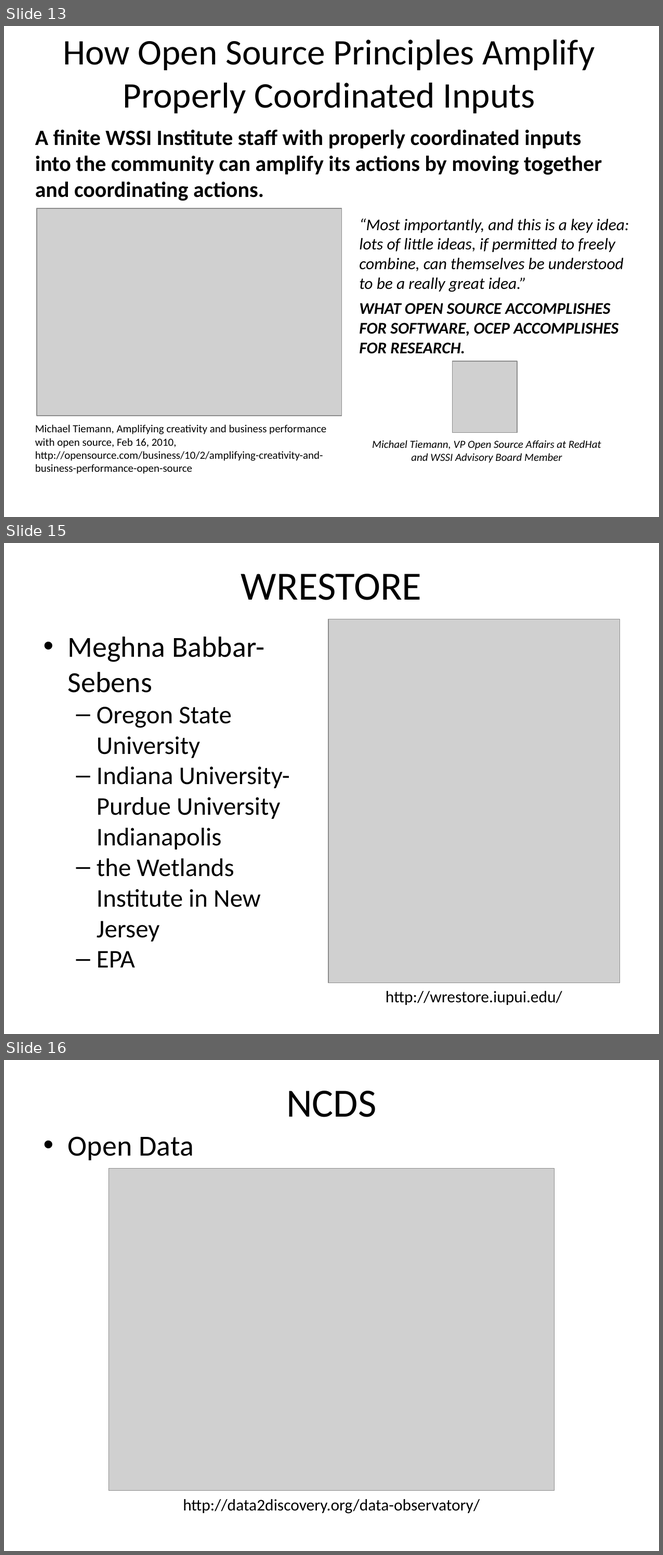
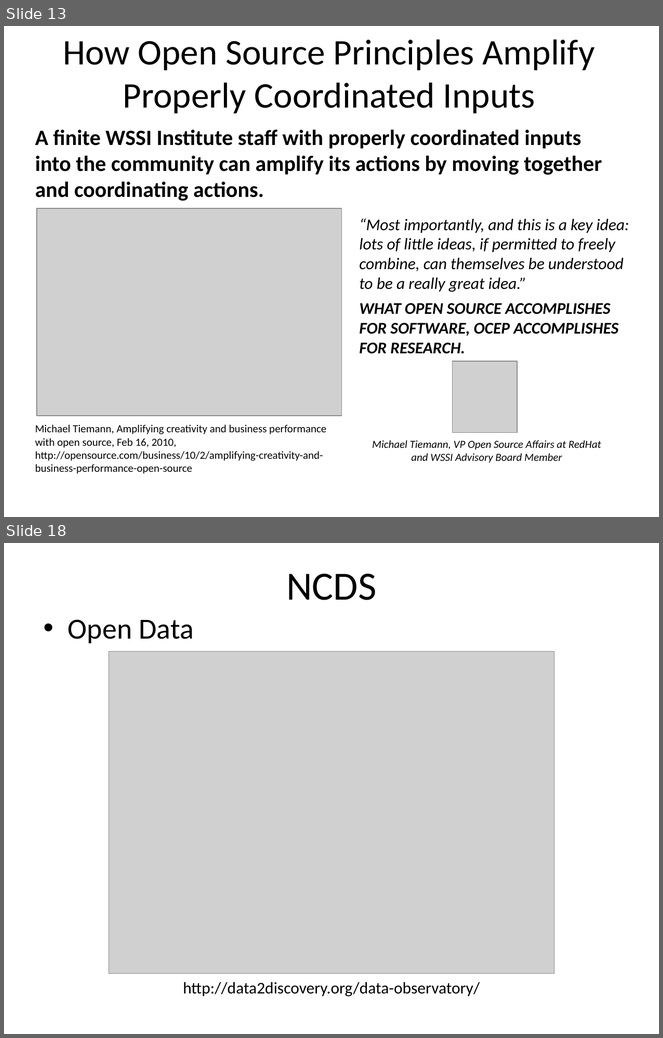
Before and after one commit to NCEAS/oss-2014, a slide deck: day-18/Idaszak_OSS_OpenSource.pptx. Shown one above the other, each under a label of ours: slides 13, 15 and 16 before the commit, slides 13 and 18 after it; the slides between them are not shown. The pictures are 663x1555 and 663x1038 pixels, drawn with LibreOffice and Linux fonts; fonts in the diff are those of the drawing; grey boxes stand for pictures; background and template pictures are left out. Boxes give left, top, right and bottom in pixels: in the first picture for what was removed or moved away, otherwise in the second. Text is boxed around its words. In the diff, an @@ line names an element or a change of style, - is before the commit and + after.

```diff
--- a/day-18/Idaszak_OSS_OpenSource.pptx
+++ b/day-18/Idaszak_OSS_OpenSource.pptx
@@ slide 15 removed at (x1=4, y1=543, x2=659, y2=1034), background #FFFFFF @@
@@ title removed at (x1=241, y1=574, x2=422, y2=600) @@
-WRESTORE
@@ picture removed at (x1=328, y1=619, x2=620, y2=984) @@
@@ text removed at (x1=68, y1=637, x2=290, y2=968) @@
-• Meghna Babbar-Sebens
-  – Oregon State University
-  – Indiana University-Purdue University Indianapolis
-  – the Wetlands Institute in New Jersey
-  – EPA
@@ text removed at (x1=386, y1=991, x2=562, y2=1005) @@
-http://wrestore.iupui.edu/
@@ what was slide 16 is now slide 18 @@
```
Also in this commit, not shown: 2 slides changed, 3 slides added.
